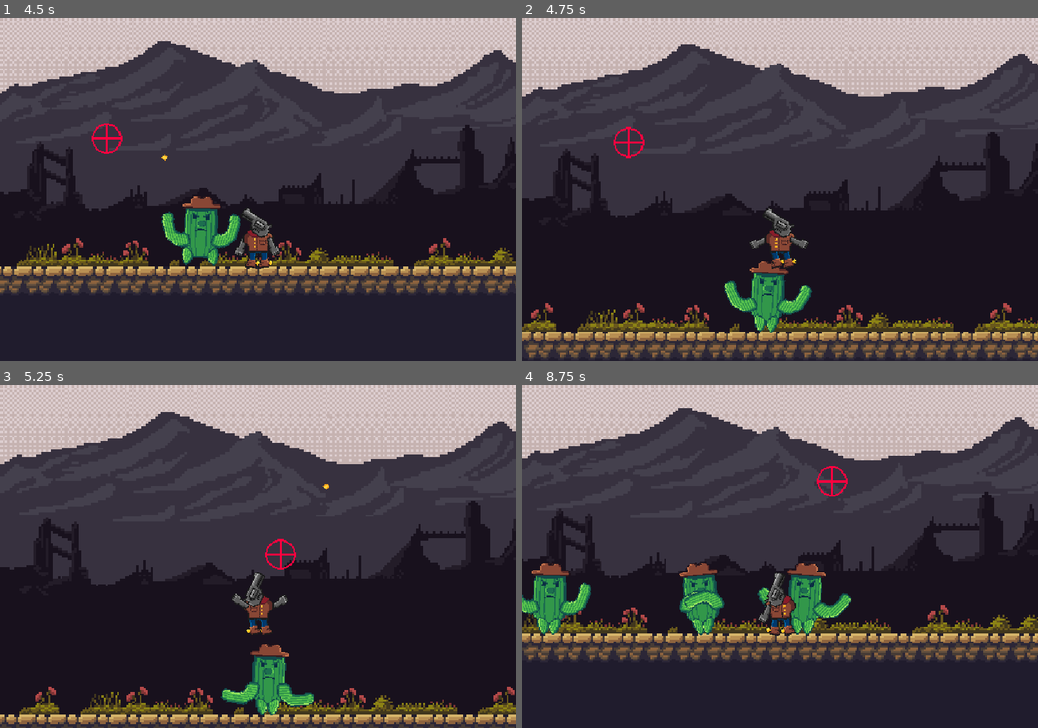
Above: before the commit, frames 1-4 (two rows, left to right).
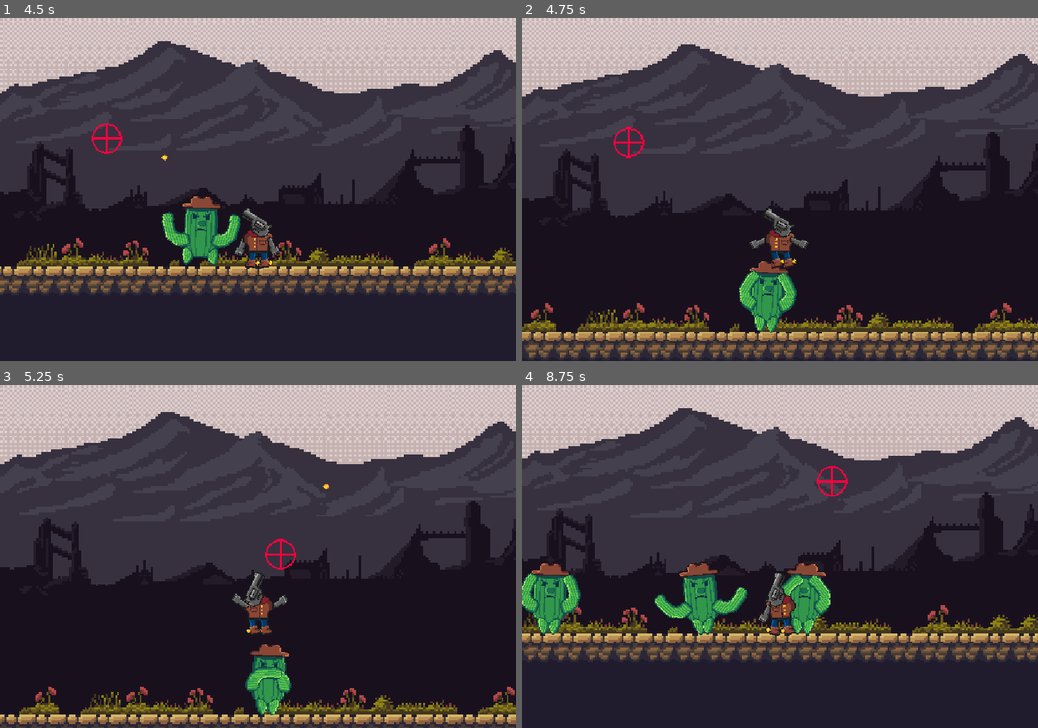
Above: after the commit, the same moments.

Repository: JonasSchiessl/PistolPete
Game: Godot game, scene res://Scenes/Level/world.tscn
The game is run twice, just before and just after one commit, with the same random seed, the same clock (stepped at 60 frames per second) and the same inputs.
Inputs (mouse positions are in pixels of both pictures, inside the frame that each line leads up to):
- Up to frame 1 (4.5 s): tap Enter (ui_accept) at 0.5 s; move the mouse to (371, 172) at 0.52 s; hold D (moveRight) 0.53-2.03 s; click (371, 172) at 0.6 s; tap Space (jump) at 0.77, 1.52, 3.02, 3.77 s; move the mouse to (154, 206) at 1.27 s; click (154, 206) at 1.35 s; move the mouse to (309, 114) at 2.02 s; hold A (moveLeft) 2.03-2.78 s; click (309, 114) at 2.1 s; move the mouse to (232, 258) at 2.77 s; hold D (moveRight) 2.78-4.28 s; click (232, 258) at 2.85 s; move the mouse to (412, 240) at 3.52 s; click (412, 240) at 3.6 s; move the mouse to (103, 138) at 4.27 s; hold A (moveLeft) from 4.28 s (still down); click (103, 138) at 4.35 s
- Up to frame 2 (4.75 s): keep holding A (moveLeft); tap Space (jump) at 4.52 s
- Up to frame 3 (5.25 s): move the mouse to (283, 556) at 5.02 s; release A (moveLeft) at 5.03 s; hold D (moveRight) from 5.03 s (still down); click (283, 556) at 5.1 s
- Up to frame 4 (8.75 s): move the mouse to (702, 470) at 5.77 s; release D (moveRight) at 5.78 s; hold A (moveLeft) 5.78-7.28 s; click (702, 470) at 5.85 s; tap Space (jump) at 6.02, 6.77, 7.52 s; move the mouse to (893, 539) at 6.52 s; click (893, 539) at 6.6 s; move the mouse to (676, 573) at 7.27 s; hold D (moveRight) from 7.28 s (still down); click (676, 573) at 7.35 s; move the mouse to (831, 481) at 8.02 s; click (831, 481) at 8.1 s

Frame 1 is identical in both runs. In frame 2, 0.9% of the frame differs, in the area x 39-57%, y 73-87%; in frame 3, 0.8%; in frame 4, 2.1%, in the area x 0-64%, y 54-69%.

Commit message:
Fix attack animation logic and clean up debug prints in Cactus enemy

Diff:
--- a/Scripts/Enemy/Cactus/cactusAnimator.gd
+++ b/Scripts/Enemy/Cactus/cactusAnimator.gd
@@ -81,15 +81,15 @@
 		# First half of attack - wind up
 		if attack_phase < PI/2:
 			var wind_up = sin(attack_phase) * attack_arm_rotation
-			left_arm.rotation = lerp(left_arm.rotation, initial_rotations["left_arm"] - wind_up, 0.3)
-			right_arm.rotation = lerp(right_arm.rotation, initial_rotations["right_arm"] + wind_up, 0.3)
+			left_arm.rotation = lerp(left_arm.rotation, initial_rotations["left_arm"] + wind_up, 0.3)
+			right_arm.rotation = lerp(right_arm.rotation, initial_rotations["right_arm"] - wind_up, 0.3)
 
 			# During wind-up, widen stance for stability
 			left_leg.rotation = lerp(left_leg.rotation, initial_rotations["left_leg"] - 0.1, 0.2)
 			right_leg.rotation = lerp(right_leg.rotation, initial_rotations["right_leg"] + 0.1, 0.2)
 		# Second half - swing forward
 		else:
-			var swing = sin(attack_phase) * attack_arm_rotation * 2
+			var swing = sin(attack_phase) * attack_arm_rotation * -0.8
 			left_arm.rotation = lerp(left_arm.rotation, initial_rotations["left_arm"] + swing, 0.5)
 			right_arm.rotation = lerp(right_arm.rotation, initial_rotations["right_arm"] - swing, 0.5)
 
--- a/Scripts/Enemy/Cactus/cactus_enemy.gd
+++ b/Scripts/Enemy/Cactus/cactus_enemy.gd
@@ -30,10 +30,8 @@
 func _ready():
 	# Add to enemy group for player detection
 	add_to_group("enemies")
-
 	attack_area.collision_layer = 32   # Layer 6 (2^5)
 	attack_area.collision_mask = 16    # Layer 5 (2^4)
-	print("Set attack area to layer 6, mask includes layer 5")
 
 	# Setup attack timer
 	if attack_timer:
@@ -139,7 +137,6 @@
 # New direct player damage checking function
 func _check_for_player_to_damage():
 	var overlapping_areas = attack_area.get_overlapping_areas()
-	print("Checking attack area - found ", overlapping_areas.size(), " areas")
 
 	for area in overlapping_areas:
 		if area is Area2D and area.has_method("damage"):
